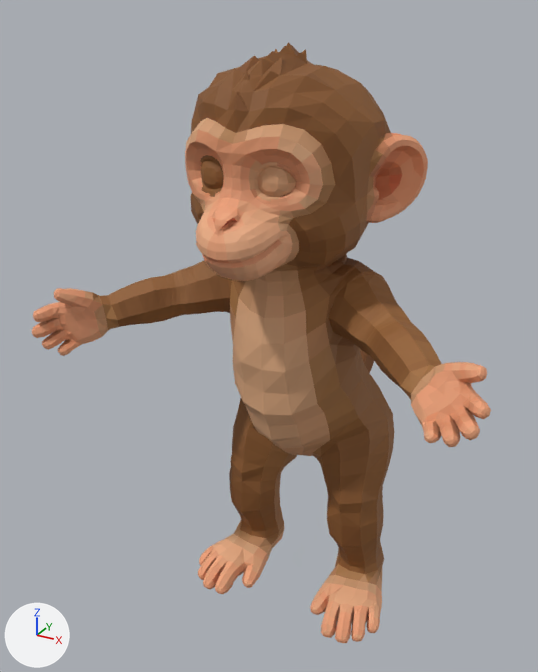
Before and after pictures for a commit that changed the glTF model assets/models/monkey/tripo-hand/monkey.rig.glb.
The view is the same before and after, from a camera (50 mm lens) standing at (0.499, -1.14, 1.027) and looking at (-0.064, -0.118, 0.516). Lighting does not change. The marker at lower left points along +X, +Y and +Z. The older version comes first. Vertices at exactly the same position are counted once.

The older version as bpy lines, for what is in view:
```python
me_monkey = bpy.data.meshes.new('monkey')
me_monkey.from_pydata(...)  # 3695 vertices, 7258 faces; spans x -0.344..0.358, y -0.386..0.204, z 0.016..0.986
# faces by material slot: [7223, 35]
me_monkey.materials.append(mat_fur)
me_monkey.materials.append(mat_gloss)
ob_monkey_001 = bpy.data.objects.new('monkey.001', me_monkey)
ob_monkey_001.location = (0.0, 0.0, 0.0)
```
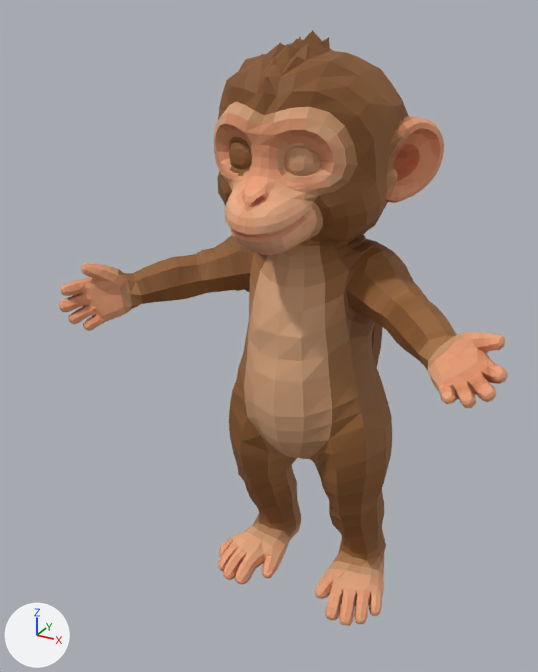
Commit message: fix(models): stand the Tripo monkey upright over the middle of its soles

What changed in the scene script:
```text
Change me_monkey:
    used by ob_monkey_001; location = (0.0, 0.0, 0.0)
    remove me_monkey.from_pydata(...)  # 3695 vertices, 7258 faces; spans x -0.344..0.358, y -0.386..0.204, z 0.016..0.986
    add me_monkey.from_pydata(...)  # 3695 vertices, 7258 faces; spans x -0.344..0.361, y -0.322..0.216, z 0.007..0.999
    me_monkey part 1: the loose piece of 49 vertices spanning x -0.074..-0.009, y -0.314..-0.278, z 0.792..0.858 is moved by (0.0, 0.073, 0.013)
    me_monkey part 2: the loose piece of 49 vertices spanning x 0.009..0.074, y -0.314..-0.278, z 0.792..0.858 is moved by (0.0, 0.073, 0.013)
    me_monkey part 3: 3259 of 3695 vertices moved; they spanned x -0.344..0.358, y -0.386..0.204, z 0.016..0.986 and now span x -0.344..0.361, y -0.322..0.216, z 0.007..0.999; mean shift (0.0, 0.056, 0.006); largest move (0.0, -0.355, 0.791) -> (0.0, -0.281, 0.807)
    other edits to the shape of me_monkey do not show in these pictures
```

What differs and where, as boxes [x1, y1, x2, y2] in the pictures (538 x 672 px; the box of a moved part takes in the faces that stretch with it):
'monkey.001', reshaped: before [32, 42, 491, 643]; after [59, 30, 508, 626]
part 1 of me_monkey, moved or reshaped: before [201, 160, 224, 189]; after [229, 142, 252, 169]
part 2 of me_monkey, moved or reshaped: before [258, 167, 296, 197]; after [284, 147, 321, 176]
part 3 of me_monkey, moved or reshaped: before [32, 42, 491, 643]; after [59, 30, 508, 626]
